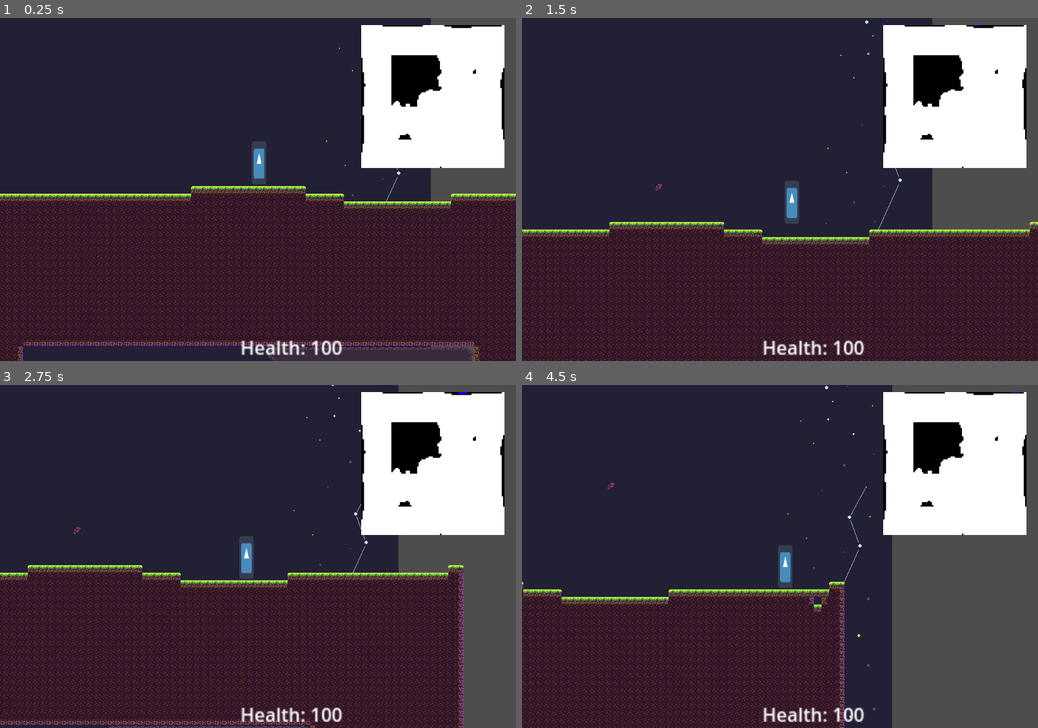
Above: before the commit, frames 1-4 (two rows, left to right).
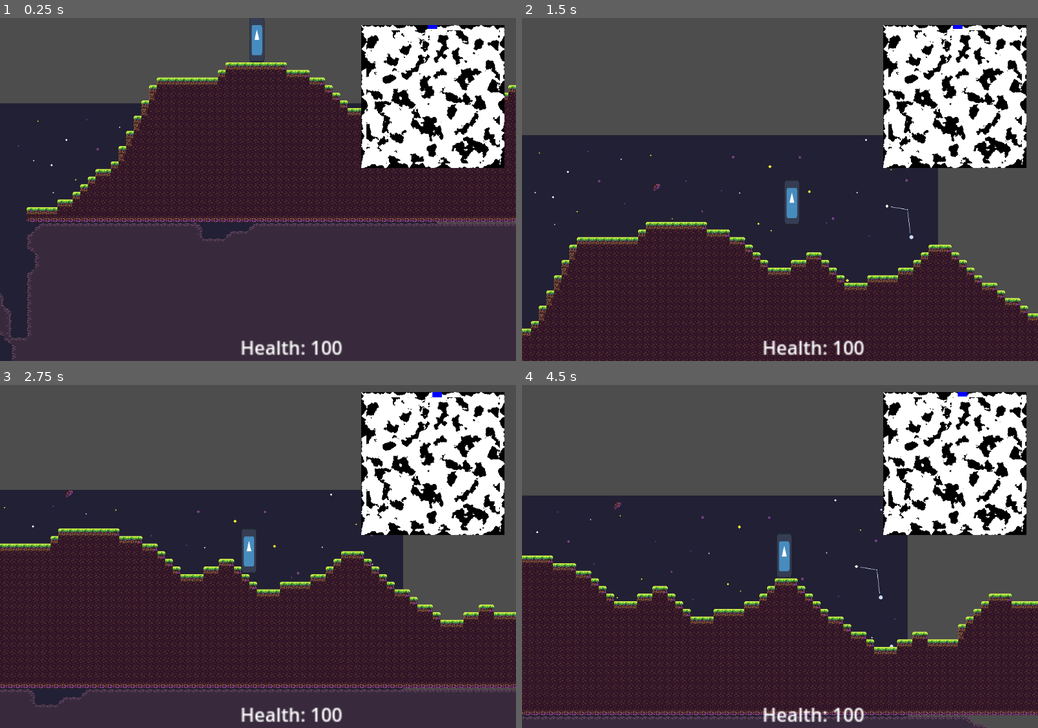
Above: after the commit, the same moments.

Repository: EamonnER/TerraWorlds
Game: Godot game, scene res://game.tscn
The game is run twice, just before and just after one commit, with the same random seed, the same clock (stepped at 60 frames per second) and the same inputs. The engine's default icon, where the game draws it, is replaced by a stand-in: a white triangle on a blue panel in a dark square.
Inputs (mouse positions are in pixels of both pictures, inside the frame that each line leads up to):
- Up to frame 1 (0.25 s): no input
- Up to frame 2 (1.5 s): move the mouse to (893, 172) at 0.52 s; hold D (game_right) from 0.53 s (still down); click (893, 172) at 0.6 s; tap Space (game_jump) at 0.77 s; move the mouse to (676, 206) at 1.27 s; right-click (676, 206) at 1.35 s
- Up to frame 3 (2.75 s): tap Space (game_jump) at 1.52 s; move the mouse to (309, 481) at 2.02 s; release D (game_right) at 2.03 s; hold A (game_left) from 2.03 s (still down); hold Ctrl (sprint, bound only after the commit) from 2.03 s (still down)
- Up to frame 4 (4.5 s): move the mouse to (754, 625) at 2.77 s; release A (game_left) at 2.78 s; release Ctrl (sprint, bound only after the commit) at 2.78 s; hold D (game_right) 2.78-4.28 s; tap Shift (sprint, bound only before the commit) at 2.85 s; tap Space (game_jump) at 3.02, 3.77 s; move the mouse to (934, 607) at 3.52 s; click (934, 607) at 3.6 s; move the mouse to (625, 505) at 4.27 s; hold A (game_left) from 4.28 s (still down); right-click (625, 505) at 4.35 s

The runs differ from the first frame. In frame 1, 34% of the frame differs, in the area x 0-100%, y 0-100%; in frame 2, 42%; in frame 3, 43%; in frame 4, 46%.

Commit message:
added sprint
Sprint (Left Ctrl), with a SPRINT_MOD in entity.gd

Diff:
--- a/project.godot
+++ b/project.godot
@@ -130,7 +130,7 @@
 }
 sprint={
 "deadzone": 0.5,
-"events": [Object(InputEventKey,"resource_local_to_scene":false,"resource_name":"","device":0,"window_id":0,"alt_pressed":false,"shift_pressed":false,"ctrl_pressed":false,"meta_pressed":false,"pressed":false,"keycode":0,"physical_keycode":4194325,"key_label":0,"unicode":0,"location":1,"echo":false,"script":null)
+"events": [Object(InputEventKey,"resource_local_to_scene":false,"resource_name":"","device":-1,"window_id":0,"alt_pressed":false,"shift_pressed":false,"ctrl_pressed":false,"meta_pressed":false,"pressed":false,"keycode":0,"physical_keycode":4194326,"key_label":0,"unicode":0,"location":1,"echo":false,"script":null)
 , Object(InputEventJoypadButton,"resource_local_to_scene":false,"resource_name":"","device":-1,"button_index":7,"pressure":0.0,"pressed":false,"script":null)
 ]
 }
--- a/src/entity/entity.gd
+++ b/src/entity/entity.gd
@@ -2,7 +2,7 @@
 class_name Entity
 
 const SPEED = 300.0
-const SPRINT_MOD = 2.0
+const SPRINT_MOD = 1.5
 const ACCELERATION = 1000.0
 const DECELERATION = 1500.0
 const TERMINAL_VELOCITY = 8000.0
--- a/src/world/world.gd
+++ b/src/world/world.gd
@@ -4,7 +4,7 @@
 
 @onready var foreground: TileMapLayer = $Foreground
 
-const WORLD_SIZE: int = 100  # Total width / height of world (should be even)
+const WORLD_SIZE: int = 600  # Total width / height of world (should be even)
 const MAP_SIZE: int = WORLD_SIZE * 4  # Total width / height of playable / explorable area
 
 const DIRT_ID: Vector2i = Vector2i(0, 0)
